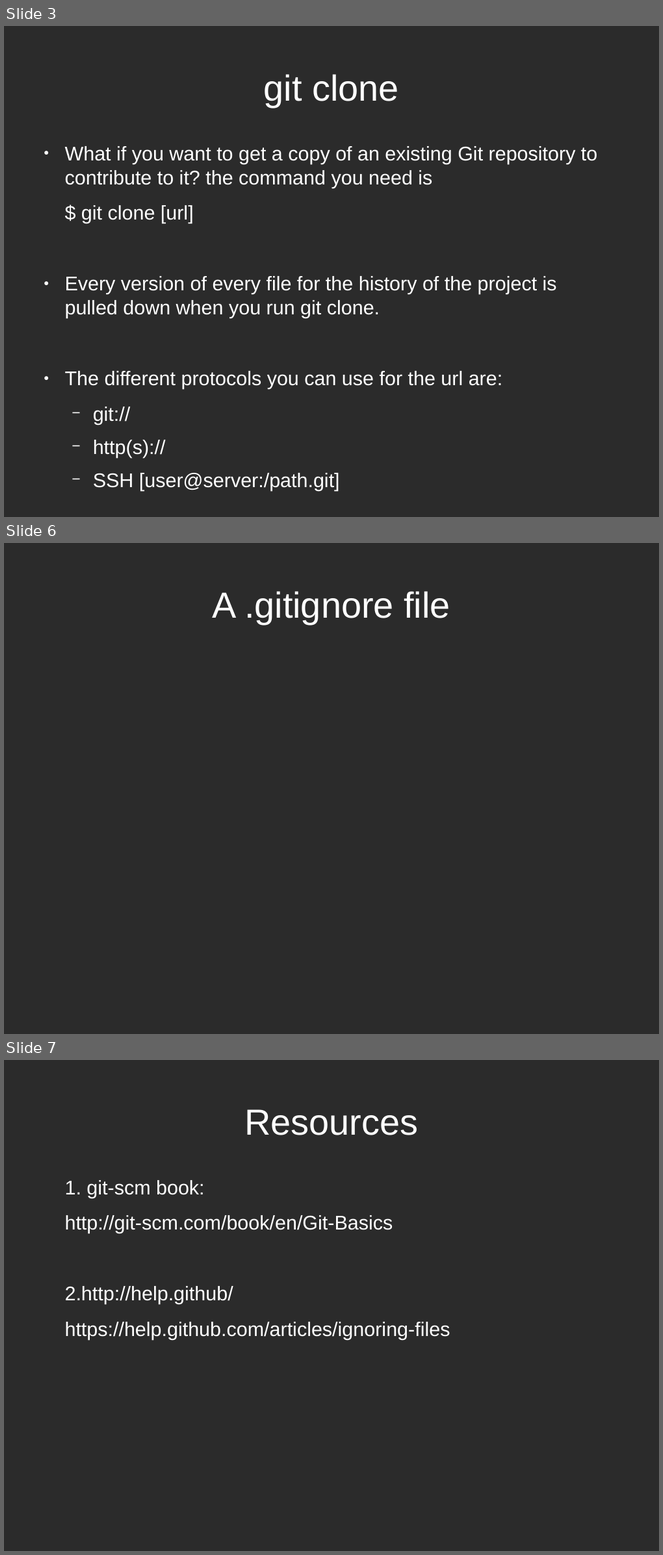
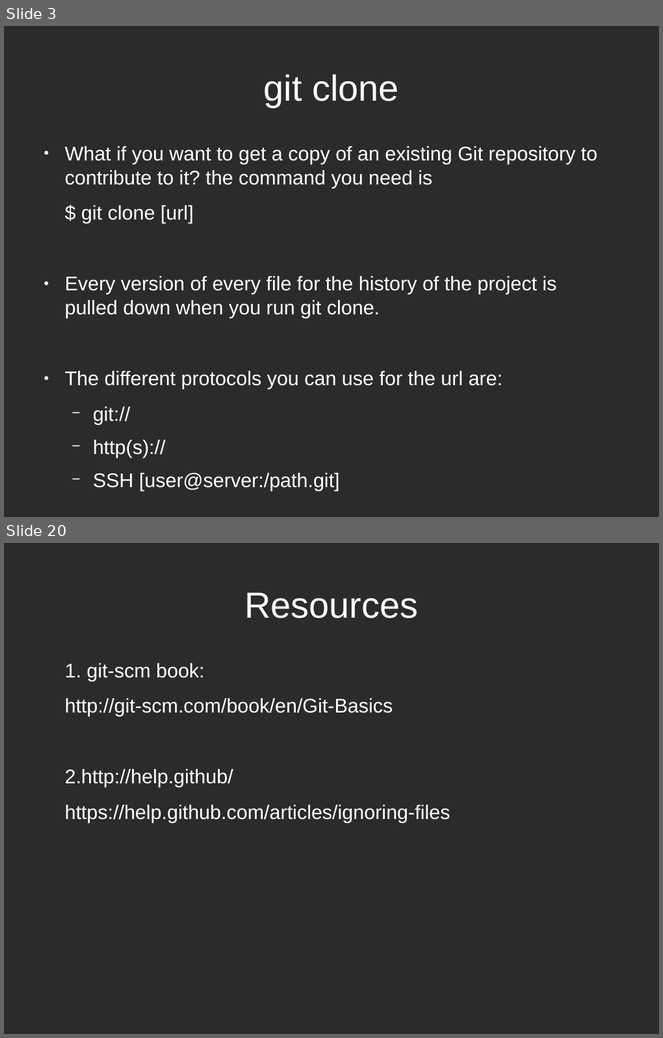
Before and after one commit to ECSIG/presentations, a slide deck: git_workshop/git_basic/Git Presentation.odp. Shown one above the other, each under a label of ours: slides 3, 6 and 7 before the commit, slides 3 and 20 after it; the slides between them are not shown. The pictures are 663x1555 and 663x1038 pixels, drawn with LibreOffice and Linux fonts; fonts in the diff are those of the drawing; background and template pictures are left out; a plain dark background stands for a picture behind light text. Boxes give left, top, right and bottom in pixels: in the first picture for what was removed or moved away, otherwise in the second. Text is boxed around its words. In the diff, an @@ line names an element or a change of style, - is before the commit and + after.

```diff
--- a/git_workshop/git_basic/Git Presentation.odp
+++ b/git_workshop/git_basic/Git Presentation.odp
@@ slide 6 removed at <box>4,543,659,1034</box>, background picture (left out) @@
@@ title removed at <box>212,591,450,624</box> @@
-A .gitignore file
@@ what was slide 7 is now slide 20 @@
```
Also in this commit, not shown: 2 slides changed, 15 slides added, 1 other slide removed, 1 other file.
